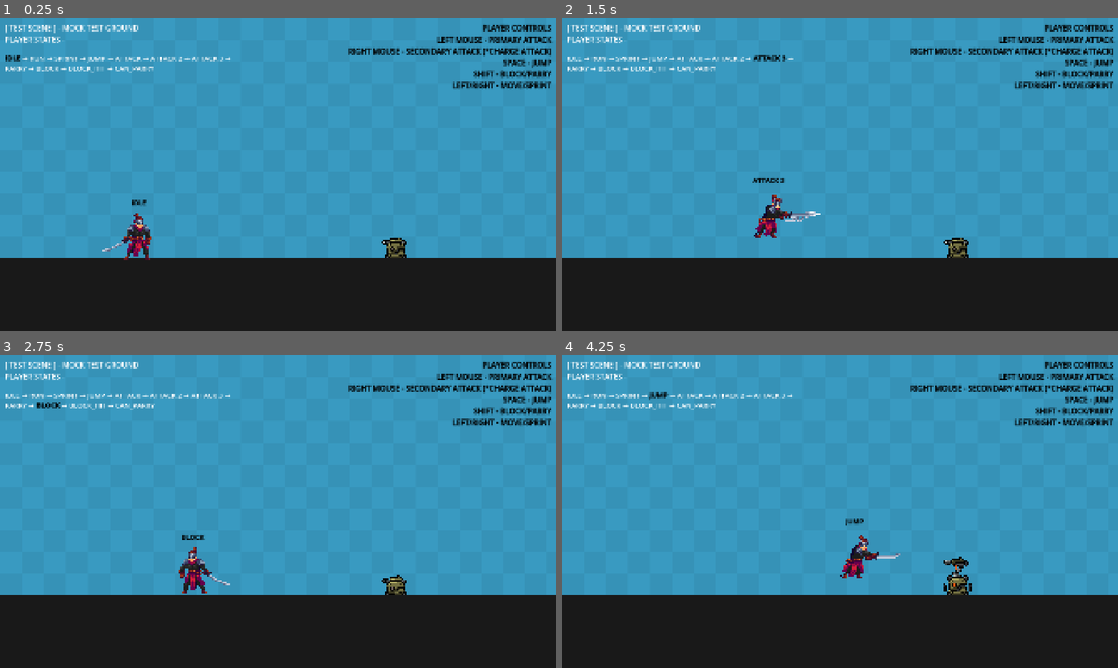
Above: before the commit, frames 1-4 (two rows, left to right).
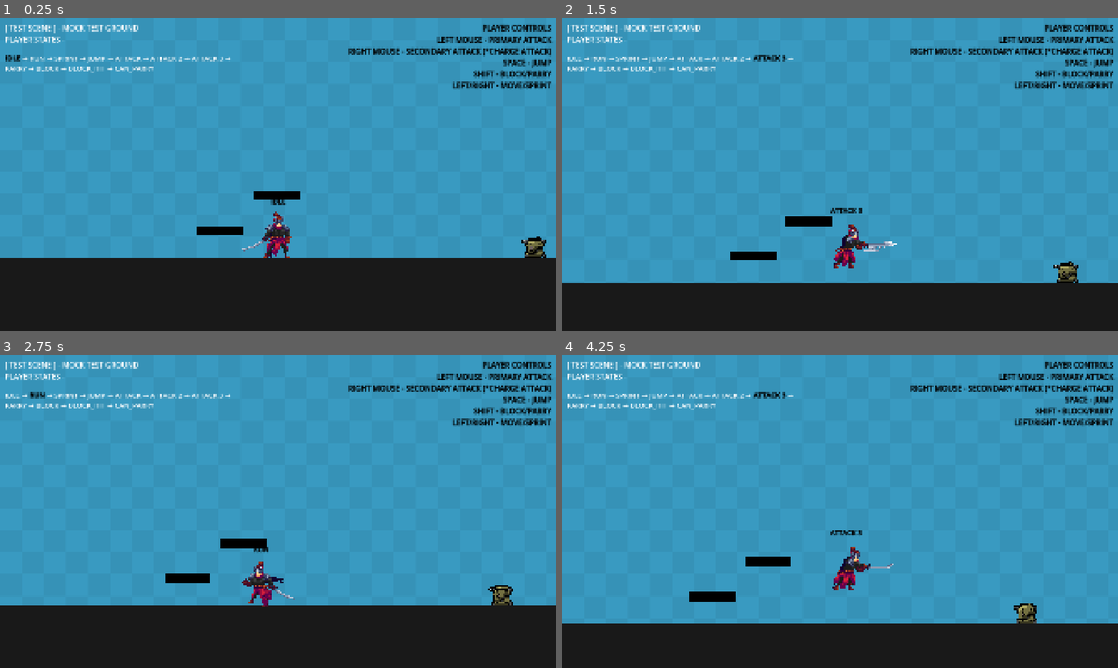
Above: after the commit, the same moments.

Repository: Zayed582/SekiroDMCMetroidvania
Game: Godot game, scene res://scenes/test_ground/test_ground.tscn
The game is run twice, just before and just after one commit, with the same random seed, the same clock (stepped at 60 frames per second) and the same inputs.
Inputs (mouse positions are in pixels of both pictures, inside the frame that each line leads up to):
- Up to frame 1 (0.25 s): no input
- Up to frame 2 (1.5 s): move the mouse to (962, 158) at 0.52 s; hold D (move_right) from 0.53 s (still down); click (962, 158) at 0.6 s; tap Space (jump) at 0.77, 1.07 s; right-click (962, 158) at 0.8 s; move the mouse to (728, 190) at 1.27 s; right-click (728, 190) at 1.35 s
- Up to frame 3 (2.75 s): tap Space (jump) at 1.52, 1.82, 2.3 s; tap Shift (block) at 1.55, 2.1 s; move the mouse to (333, 442) at 2.02 s; release D (move_right) at 2.03 s; hold A (move_left) from 2.03 s (still down)
- Up to frame 4 (4.25 s): move the mouse to (812, 574) at 2.77 s; release A (move_left) at 2.78 s; hold D (move_right) from 2.78 s (still down); tap Space (jump) at 2.85, 3.02, 3.32, 3.77, 4.07 s; click (812, 574) at 3.05 s; move the mouse to (1006, 558) at 3.52 s; click (1006, 558) at 3.6 s; right-click (1006, 558) at 3.8 s

The runs differ from the first frame. In frame 1, 1.9% of the frame differs, in the area x 18-99%, y 55-78%; in frame 2, 9.6%; in frame 3, 5.4%; in frame 4, 11%, in the area x 0-100%, y 11-86%.

Commit message:
made adjustments to character
smoothen movement
added variable jump
added camera and dead animation

Diff:
--- a/sekirodmc/project.godot
+++ b/sekirodmc/project.godot
@@ -24,6 +24,7 @@
 
 window/size/viewport_width=1920
 window/size/viewport_height=1080
+window/size/always_on_top=true
 window/size/window_width_override=1920
 window/size/window_height_override=1080
 window/stretch/mode="canvas_items"
--- a/sekirodmc/scenes/actors/enemy/turret/turret_enemy.tscn
+++ b/sekirodmc/scenes/actors/enemy/turret/turret_enemy.tscn
@@ -88,6 +88,21 @@
 &"new_animation": SubResource("Animation_xqlo1")
 }
 
+[sub_resource type="Animation" id="Animation_2qmsd"]
+length = 0.001
+tracks/0/type = "value"
+tracks/0/imported = false
+tracks/0/enabled = true
+tracks/0/path = NodePath("Sprite2D:modulate")
+tracks/0/interp = 1
+tracks/0/loop_wrap = true
+tracks/0/keys = {
+"times": PackedFloat32Array(0),
+"transitions": PackedFloat32Array(1),
+"update": 0,
+"values": [Color(1, 1, 1, 1)]
+}
+
 [sub_resource type="Animation" id="Animation_tf7fd"]
 resource_name = "hurt"
 length = 0.2
@@ -102,21 +117,6 @@
 "transitions": PackedFloat32Array(1, 1, 1, 1),
 "update": 0,
 "values": [Color(1, 1, 1, 1), Color(0.743186, 3.76623e-06, 7.70092e-07, 1), Color(0.745098, 0, 0, 1), Color(1, 1, 1, 1)]
-}
-
-[sub_resource type="Animation" id="Animation_2qmsd"]
-length = 0.001
-tracks/0/type = "value"
-tracks/0/imported = false
-tracks/0/enabled = true
-tracks/0/path = NodePath("Sprite2D:modulate")
-tracks/0/interp = 1
-tracks/0/loop_wrap = true
-tracks/0/keys = {
-"times": PackedFloat32Array(0),
-"transitions": PackedFloat32Array(1),
-"update": 0,
-"values": [Color(1, 1, 1, 1)]
 }
 
 [sub_resource type="AnimationLibrary" id="AnimationLibrary_o0iyu"]
--- a/sekirodmc/scenes/actors/player/player.gd
+++ b/sekirodmc/scenes/actors/player/player.gd
@@ -7,6 +7,7 @@
 @onready var combo_timer = $Timers/ComboTimer
 @onready var parry_timer = $Timers/ParryTimer
 @onready var areas = $Areas
+@onready var player_collision_shape = $CollisionShape2D
 
 enum {
 	IDLE,
@@ -19,7 +20,9 @@
 	PARRY,
 	BLOCK,
 	BLOCK_HIT,
-	CAN_PARRY
+	CAN_PARRY,
+	HURT,
+	DEAD
 }
 
 var state_label = {
@@ -33,14 +36,18 @@
 	PARRY: "PARRY",
 	BLOCK: "BLOCK",
 	BLOCK_HIT: "BLOCK_HIT",
-	CAN_PARRY: "CAN_PARRY"
+	CAN_PARRY: "CAN_PARRY",
+	HURT: "HURT",
+	DEAD: "DEAD"
 }
 
-const RUN_SPEED = 300.0
+const RUN_SPEED = 350.0
 const SPRINT_SPEED = 500.0
-const JUMP_VELOCITY = -450.0
+const DECELERATION_SPEED = 1600
+const JUMP_VELOCITY = -800.0
 const MIN_COMBO_TIME = 0
 const MAX_COMBO_TIME = 3
+const GRAVITY = 1300
 
 const ATTACK_MOVEMENT_MAX_SPEED = 1
 var direction = 0
@@ -95,7 +102,7 @@
 
 func handle_gravity(delta):
 	if not is_on_floor():
-		velocity += get_gravity() * delta
+		velocity.y += GRAVITY * delta
 		anim_tree.set("parameters/Jump/blend_position", sign(velocity.y))
 
 	#Reset animation to idle
@@ -109,6 +116,12 @@
 
 func handle_jump():
 	if stop_process: return
+
+
+	if Input.is_action_just_released("jump") or is_on_ceiling():
+		if velocity.y < 0: velocity.y *= 0.6
+		pass
+
 	if !is_on_floor(): return
 
 	if Input.is_action_just_pressed("jump"):
@@ -131,7 +144,7 @@
 		handle_sprite_flip(direction)
 	else:
 		sprint_time = 0
-		velocity.x = move_toward(velocity.x, 0, move_speed)
+		velocity.x = move_toward(velocity.x, 0, DECELERATION_SPEED * delta)
 		if is_on_floor(): set_state(IDLE)
 
 	if !is_on_floor(): return
@@ -171,7 +184,7 @@
 		pass
 
 func set_movement_speed_on_attack():
-	velocity.x = velocity.x * 0.8
+	velocity.x = velocity.x * 0.3
 	pass
 
 func stop_movement():
@@ -281,14 +294,34 @@
 	health -= damage
 	if health <= 0:
 		state_machine.travel("hurt")
-		await get_tree().create_timer(0.1).timeout
-		queue_free()
+		await get_tree().process_frame
+		state_machine.travel("End")
+		handle_death()
+		await get_tree().create_timer(2).timeout
 		GameManager.emit_signal("gameover")
 		pass
 	else:
+		stop_process = true
 		state_machine.travel("hurt")
-		pass
-
+		set_state(HURT)
+		await get_tree().create_timer(0.2).timeout
+		stop_process = false
+		pass
+
+	pass
+
+func handle_death():
+	set_process(false)
+	set_physics_process(false)
+	player_collision_shape.disabled = true
+
+	for area in areas.get_children():
+		area.set_deferred("monitoring", false)
+		area.set_deferred("monitorable", false)
+		pass
+
+
+	set_state(DEAD)
 	pass
 
 func _on_combo_timer_timeout():
--- a/sekirodmc/scenes/actors/player/player.tscn
+++ b/sekirodmc/scenes/actors/player/player.tscn
@@ -161,6 +161,22 @@
 "values": [Vector2i(0, 10), Vector2i(1, 10), Vector2i(2, 10)]
 }
 
+[sub_resource type="Animation" id="Animation_068wj"]
+resource_name = "die"
+step = 0.1
+tracks/0/type = "value"
+tracks/0/imported = false
+tracks/0/enabled = true
+tracks/0/path = NodePath("Sprite2D:frame_coords")
+tracks/0/interp = 1
+tracks/0/loop_wrap = true
+tracks/0/keys = {
+"times": PackedFloat32Array(0, 0.1, 0.2, 0.3, 0.4, 0.5, 0.6, 0.7, 0.8, 0.9),
+"transitions": PackedFloat32Array(1, 1, 1, 1, 1, 1, 1, 1, 1, 1),
+"update": 1,
+"values": [Vector2i(0, 26), Vector2i(1, 26), Vector2i(2, 26), Vector2i(3, 26), Vector2i(4, 26), Vector2i(5, 26), Vector2i(6, 26), Vector2i(7, 26), Vector2i(8, 26), Vector2i(9, 26)]
+}
+
 [sub_resource type="Animation" id="Animation_4iwnj"]
 resource_name = "fall"
 length = 0.4
@@ -317,6 +333,7 @@
 &"attack_3": SubResource("Animation_5bhx7"),
 &"block": SubResource("Animation_i174x"),
 &"block_hit": SubResource("Animation_8bj4u"),
+&"die": SubResource("Animation_068wj"),
 &"fall": SubResource("Animation_4iwnj"),
 &"hurt": SubResource("Animation_hcvpp"),
 &"idle": SubResource("Animation_l17oj"),
@@ -389,6 +406,9 @@
 [sub_resource type="AnimationNodeAnimation" id="AnimationNodeAnimation_5bhx7"]
 animation = &"block_hit"
 
+[sub_resource type="AnimationNodeAnimation" id="AnimationNodeAnimation_inh5e"]
+animation = &"die"
+
 [sub_resource type="AnimationNodeAnimation" id="AnimationNodeAnimation_8bj4u"]
 animation = &"hurt"
 
@@ -452,7 +472,15 @@
 
 [sub_resource type="AnimationNodeStateMachineTransition" id="AnimationNodeStateMachineTransition_oj104"]
 
+[sub_resource type="AnimationNodeStateMachineTransition" id="AnimationNodeStateMachineTransition_ffoq6"]
+switch_mode = 2
+
+[sub_resource type="AnimationNodeStateMachineTransition" id="AnimationNodeStateMachineTransition_cat03"]
+switch_mode = 2
+advance_mode = 2
+
 [sub_resource type="AnimationNodeStateMachine" id="AnimationNodeStateMachine_oj104"]
+states/End/position = Vector2(905.5, 81.2642)
 states/Jump/node = SubResource("AnimationNodeBlendSpace1D_xducv")
 states/Jump/position = Vector2(137.941, 152.92)
 states/Movement/node = SubResource("AnimationNodeBlendTree_5bhx7")
@@ -468,12 +496,14 @@
 states/block/position = Vector2(397.25, 239.393)
 states/block_hit/node = SubResource("AnimationNodeAnimation_5bhx7")
 states/block_hit/position = Vector2(521.64, 239.424)
+states/die/node = SubResource("AnimationNodeAnimation_inh5e")
+states/die/position = Vector2(774.981, 84.3755)
 states/hurt/node = SubResource("AnimationNodeAnimation_8bj4u")
 states/hurt/position = Vector2(589.84, 81.6023)
 states/parry/node = SubResource("AnimationNodeAnimation_i174x")
 states/parry/position = Vector2(281.44, 239.455)
-transitions = ["Start", "Movement", SubResource("AnimationNo …(1515 unchanged characters)… mationNodeStateMachineTransition_oj104")]
-graph_offset = Vector2(-504.139, -8.59448)
+transitions = ["Start", "Movement", SubResource("AnimationNo …(1515 unchanged characters)… mationNodeStateMachineTransition_oj104"), "hurt", "die", SubResource("AnimationNodeStateMachineTransition_ffoq6"), "die", "End", SubResource("AnimationNodeStateMachineTransition_cat03")]
+graph_offset = Vector2(94.181, -76.7394)
 
 [sub_resource type="LabelSettings" id="LabelSettings_l17oj"]
 font_size = 24
@@ -516,7 +546,7 @@
 parameters/conditions/blocking = false
 parameters/Jump/blend_position = 0.0
 parameters/Movement/Transition/current_state = 0.00694444
-parameters/Movement/Transition/transition_request = false
+parameters/Movement/Transition/transition_request = ""
 parameters/Movement/Transition/current_index = 0.0
 
 [node name="DebugLabel" type="Label" parent="."]
@@ -542,7 +572,7 @@
 wait_time = 0.25
 
 [node name="ParryTimer" type="Timer" parent="Timers"]
-wait_time = 0.2
+wait_time = 0.15
 one_shot = true
 
 [node name="Areas" type="Node2D" parent="."]
@@ -562,6 +592,8 @@
 shape = SubResource("CapsuleShape2D_oj104")
 
 [node name="Camera2D" type="Camera2D" parent="."]
+offset = Vector2(0, -200)
+position_smoothing_enabled = true
 
 [connection signal="timeout" from="Timers/ComboTimer" to="." method="_on_combo_timer_timeout"]
 [connection signal="timeout" from="Timers/ParryTimer" to="." method="_on_parry_timer_timeout"]
--- a/sekirodmc/scenes/test_ground/test_ground.tscn
+++ b/sekirodmc/scenes/test_ground/test_ground.tscn
@@ -18,6 +18,9 @@
 
 [sub_resource type="RectangleShape2D" id="RectangleShape2D_p8pvt"]
 size = Vector2(1934, 254)
+
+[sub_resource type="RectangleShape2D" id="RectangleShape2D_wiveh"]
+size = Vector2(160, 32)
 
 [node name="TestGround" type="Node2D"]
 
@@ -112,7 +115,8 @@
 [node name="GameoverMenu" parent="Background" instance=ExtResource("3_wiveh")]
 
 [node name="Ground" type="StaticBody2D" parent="."]
-position = Vector2(0, 1080)
+position = Vector2(-1200, 1080)
+scale = Vector2(2, 1)
 metadata/_edit_group_ = true
 
 [node name="ColorRect" type="ColorRect" parent="Ground"]
@@ -135,11 +139,56 @@
 
 [node name="Camera2D" type="Camera2D" parent="."]
 anchor_mode = 0
+enabled = false
 script = ExtResource("3_fmflo")
-
-[node name="Player" parent="." instance=ExtResource("2_cqb0r")]
-position = Vector2(479, 738)
 
 [node name="TurretEnemy" parent="." instance=ExtResource("4_do1up")]
 position = Vector2(1360, 795)
 scale = Vector2(-1, 1)
+
+[node name="Platform" type="StaticBody2D" parent="."]
+position = Vector2(280, 736)
+metadata/_edit_group_ = true
+
+[node name="ColorRect" type="ColorRect" parent="Platform"]
+anchors_preset = 8
+anchor_left = 0.5
+anchor_top = 0.5
+anchor_right = 0.5
+anchor_bottom = 0.5
+offset_left = -80.0
+offset_top = -16.0
+offset_right = 80.0
+offset_bottom = 16.0
+grow_horizontal = 2
+grow_vertical = 2
+color = Color(0, 0, 0, 1)
+
+[node name="CollisionShape2D" type="CollisionShape2D" parent="Platform"]
+shape = SubResource("RectangleShape2D_wiveh")
+one_way_collision = true
+
+[node name="Platform2" type="StaticBody2D" parent="."]
+position = Vector2(472, 616)
+metadata/_edit_group_ = true
+
+[node name="ColorRect" type="ColorRect" parent="Platform2"]
+anchors_preset = 8
+anchor_left = 0.5
+anchor_top = 0.5
+anchor_right = 0.5
+anchor_bottom = 0.5
+offset_left = -80.0
+offset_top = -16.0
+offset_right = 80.0
+offset_bottom = 16.0
+grow_horizontal = 2
+grow_vertical = 2
+color = Color(0, 0, 0, 1)
+
+[node name="CollisionShape2D" type="CollisionShape2D" parent="Platform2"]
+shape = SubResource("RectangleShape2D_wiveh")
+one_way_collision = true
+
+[node name="Player" parent="." instance=ExtResource("2_cqb0r")]
+position = Vector2(479, 738)
Not shown: 1 places in sekirodmc/scenes/actors/player/player.tscn that only renumber resources
Not shown: 1 places in sekirodmc/scenes/test_ground/test_ground.tscn that only renumber resources
